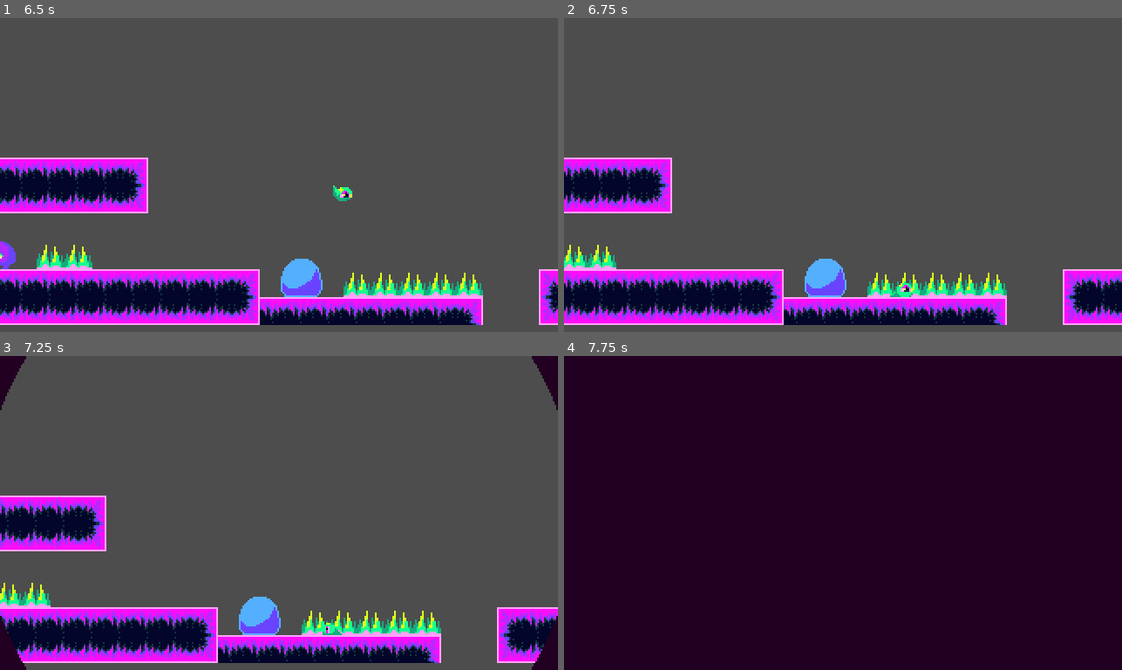
Above: before the commit, frames 1-4 (two rows, left to right).
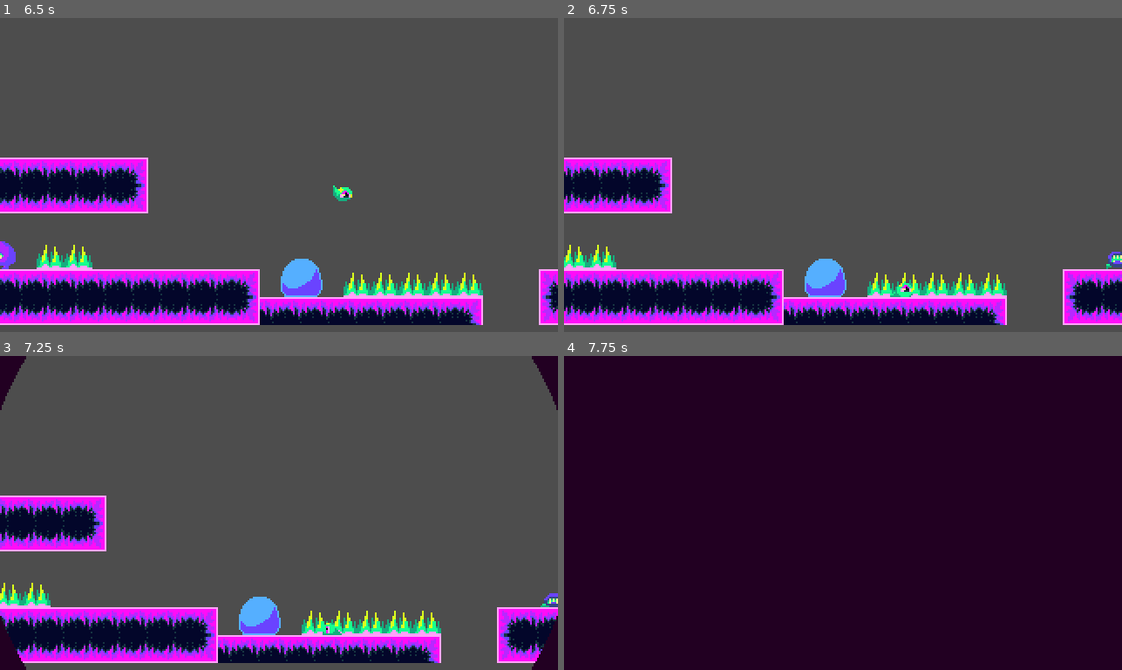
Above: after the commit, the same moments.

Repository: DfindWox/TGD-Wild-Jam-67
Game: Godot game, scene res://Scenes/Levels/level_4.tscn
The game is run twice, just before and just after one commit, with the same random seed, the same clock (stepped at 60 frames per second) and the same inputs. This scene is started directly instead of the project's main scene.
Inputs (mouse positions are in pixels of both pictures, inside the frame that each line leads up to):
- Up to frame 1 (6.5 s): move the mouse to (251, 237) at 0.52 s; hold Right (ui_right) 0.53-2.03 s; tap Space (attack) every 1.5 s from 0.6 to 5.1 s; tap Up (ui_up) at 0.77, 1.52, 3.02, 3.77, 4.52, 6.02 s; move the mouse to (446, 222) at 1.27 s; tap Z (take_over) every 1.5 s from 1.35 to 5.85 s; move the mouse to (111, 127) at 2.02 s; hold Left (ui_left) 2.03-4.28 s; move the mouse to (306, 175) at 2.77 s; move the mouse to (195, 96) at 3.52 s; tap Enter at 4.25 s; move the mouse to (401, 159) at 4.27 s; hold Right (ui_right) from 4.28 s (still down); move the mouse to (167, 190) at 5.02 s; move the mouse to (334, 105) at 5.77 s
- Up to frame 2 (6.75 s): keep holding Right (ui_right); move the mouse to (815, 237) at 6.52 s; tap Space (attack) at 6.6 s
- Up to frame 3 (7.25 s): keep holding Right (ui_right); tap Up (ui_up) at 6.77 s
- Up to frame 4 (7.75 s): keep holding Right (ui_right); move the mouse to (1010, 560) at 7.27 s; tap Z (take_over) at 7.35 s; tap Up (ui_up) at 7.52 s

Frame 1 is identical in both runs. In frame 2, 0.1% of the frame differs, in the area x 97-100%, y 74-80%; in frame 3, 0.1%; in frame 4, nothing differs.

Commit message:
STAY THERE, SHOOTER

Diff:
--- a/Scenes/Levels/level_4.tscn
+++ b/Scenes/Levels/level_4.tscn
@@ -6,6 +6,7 @@
 [ext_resource type="PackedScene" uid="uid://dy3wv60dua1v5" path="res://Objects/breakable_object.tscn" id="4_iqtpj"]
 [ext_resource type="PackedScene" uid="uid://b0u8yv8u8tpxf" path="res://Objects/death_spikes.tscn" id="5_xq6ph"]
 [ext_resource type="Script" path="res://Objects/Zones/LevelFinishZone.gd" id="6_kiklw"]
+[ext_resource type="PackedScene" uid="uid://dyxv11adu27lc" path="res://Actors/shooter.tscn" id="7_gfhev"]
 
 [sub_resource type="RectangleShape2D" id="RectangleShape2D_v3bqw"]
 size = Vector2(46, 130.5)
@@ -54,5 +55,8 @@
 [node name="BreakableObject2" parent="." instance=ExtResource("4_iqtpj")]
 position = Vector2(769, 121)
 
+[node name="Shooter" parent="." instance=ExtResource("7_gfhev")]
+position = Vector2(367, 101)
+
 [connection signal="detach" from="TileMap/Pusher" to="TileMap/Pusher" method="_on_detach"]
 [connection signal="detach" from="TileMap/@CharacterBody2D@19519" to="TileMap/@CharacterBody2D@19519" method="_on_detach"]
Not shown: 1 places in Scenes/Levels/level_4.tscn that only renumber resources
